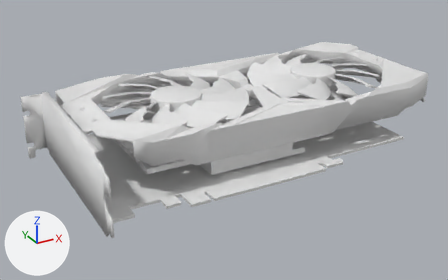
A saved change to the Blender file computer parts/GPU Nvidia GeForce GTX 1650 Windforce GIGABYTE.blend.
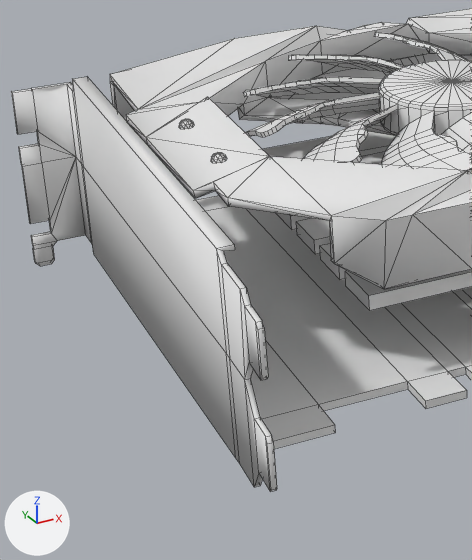
There are two pictures of each version: one whole from a 50 mm lens placed at (-0.0691, -0.291, 0.1368), pointed at (0.0968, 0.0106, -0.014), one close up on the part from 4% to 41% of the width and 23% to 94% of the height. Lighting does not change. The marker at lower left points along +X, +Y and +Z. The close-ups show mesh edges as thin lines.

The first close-up shows 'fan L', 'heatsink', 'pcb', 'pci-e plate', 'plastic cover'.
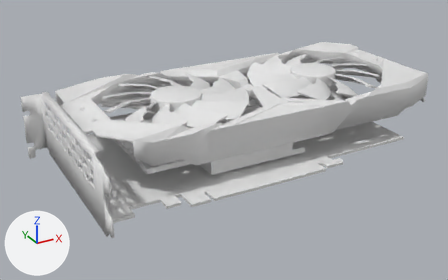
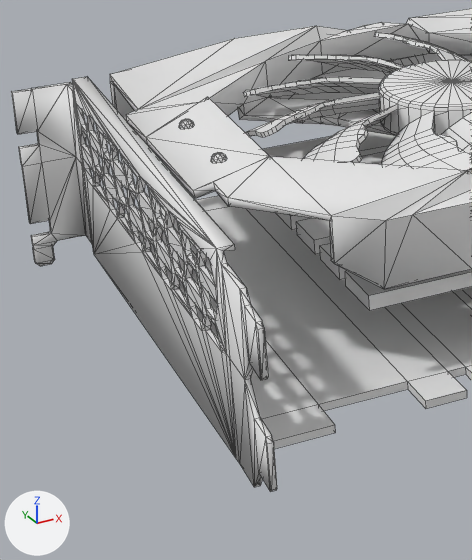
Patch to the scene script:
```diff
--- a/computer parts/GPU Nvidia GeForce GTX 1650 Windforce GIGABYTE.blend.py
+++ b/computer parts/GPU Nvidia GeForce GTX 1650 Windforce GIGABYTE.blend.py
@@ me_cube_001 @@
+me_cube_001.from_pydata(...)  # 48 vertices, 36 faces; spans x -0.004..0.004, y -0.0045..0.0135, z -0.013..0.004
+me_cube_001.materials.append(mat_dark_metal_1)
@@ ob_pci_e_plate @@
 _m = ob_pci_e_plate.modifiers.new('Solidify', 'SOLIDIFY')
 _m.use_even_offset = True
+_m = ob_pci_e_plate.modifiers.new('Boolean', 'BOOLEAN')
+_m.object = ob_cube_001
+_m.use_hole_tolerant = True
+_m = ob_pci_e_plate.modifiers.new('Weld', 'WELD')
+_m.merge_threshold = 0.0001
+_m = ob_pci_e_plate.modifiers.new('Triangulate', 'TRIANGULATE')
@@ ob_cube_001 @@
+ob_cube_001 = bpy.data.objects.new('Cube.001', me_cube_001)
+ob_cube_001.location = (0.0, -0.032, 0.011)
+_m = ob_cube_001.modifiers.new('z', 'ARRAY')
+_m.count = 5
+_m.use_constant_offset = True
+_m.constant_offset_displace = (0.0, 0.018, 0.0)
+_m.use_relative_offset = False
+ob_cube_001.hide_render = True
```

What differs and where, as boxes (x1, y1, x2, y2) in the close-ups (472 x 560 px):
'pci-e plate', modifiers changed
    both: (11, 77, 277, 491)
